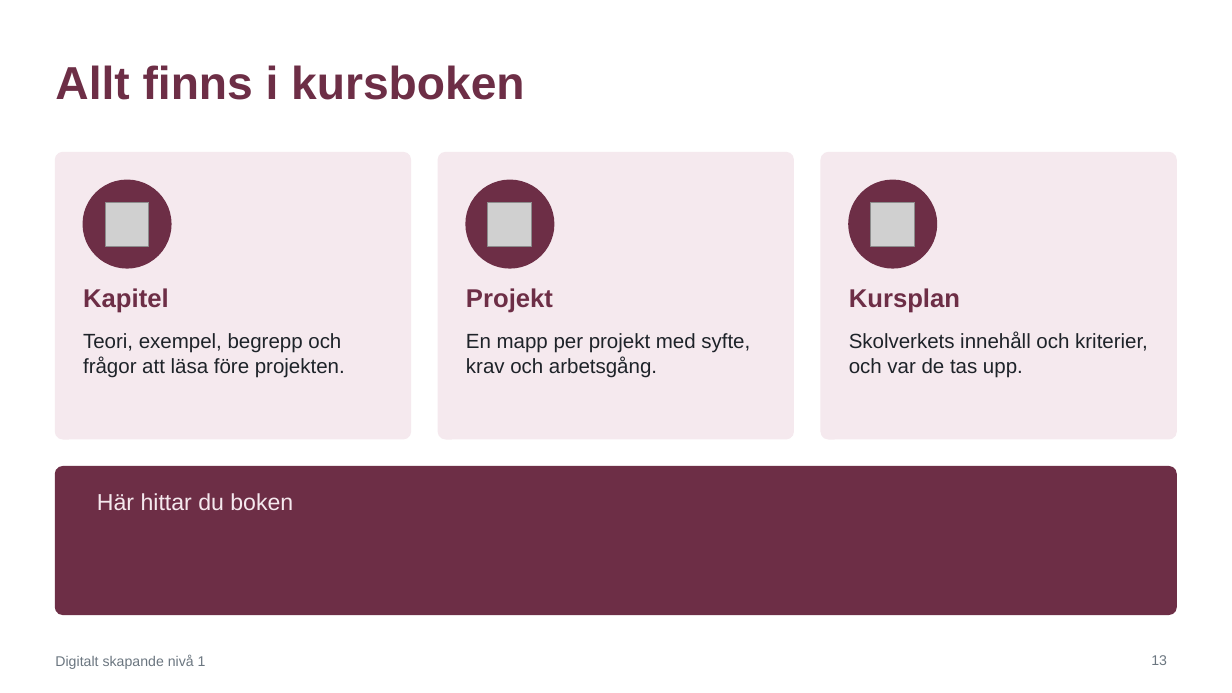
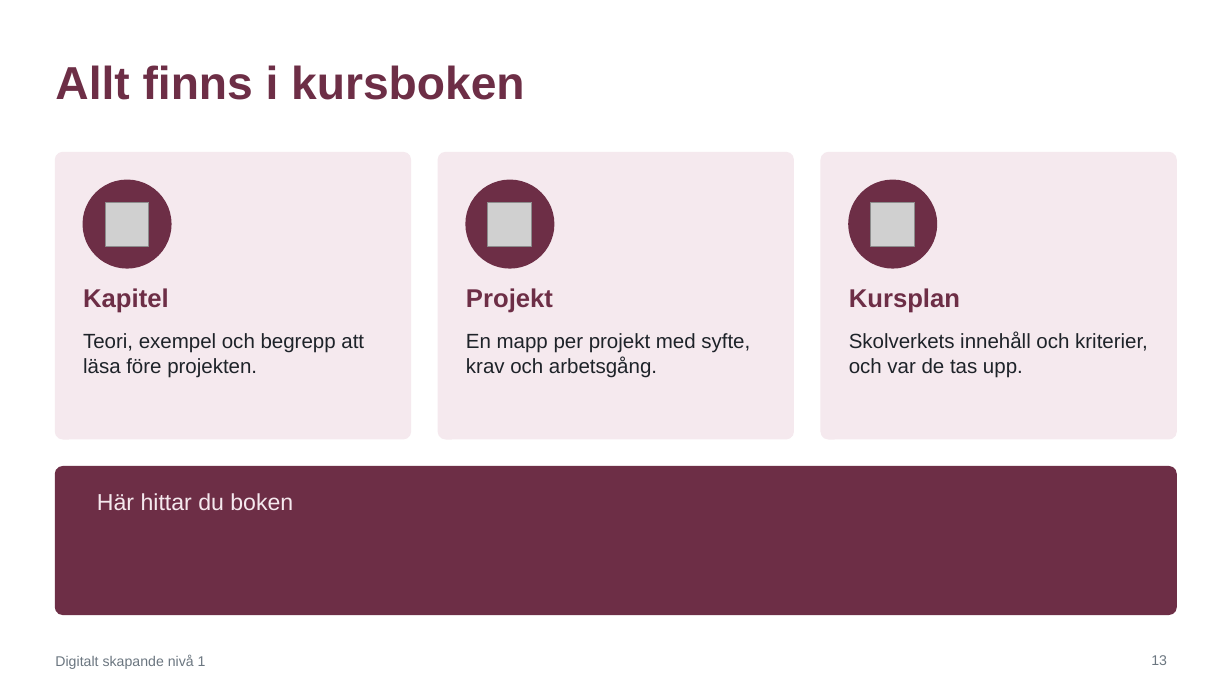
Before and after one commit to abbindustrigymnasium/digitalt-skapande1, a slide deck: slide 13 of Digitalt skapande 1 - Kurspresentation.pptx. Drawn at 1232x693 pixels with LibreOffice and Linux fonts; fonts in the diff are those of the drawing; grey boxes stand for pictures. Boxes give left, top, right and bottom in pixels: in the first picture for what was removed or moved away, otherwise in the second. Text is boxed around its words. In the diff, an @@ line names an element or a change of style, - is before the commit and + after.

```diff
--- a/Digitalt skapande 1 - Kurspresentation.pptx
+++ b/Digitalt skapande 1 - Kurspresentation.pptx
@@ text at bbox=[83, 333, 364, 378]: text changed @@
-Teori, exempel, begrepp och frågor att läsa före projekten.
+Teori, exempel och begrepp att läsa före projekten.
```
Also in this commit, not shown: 11 other files.
